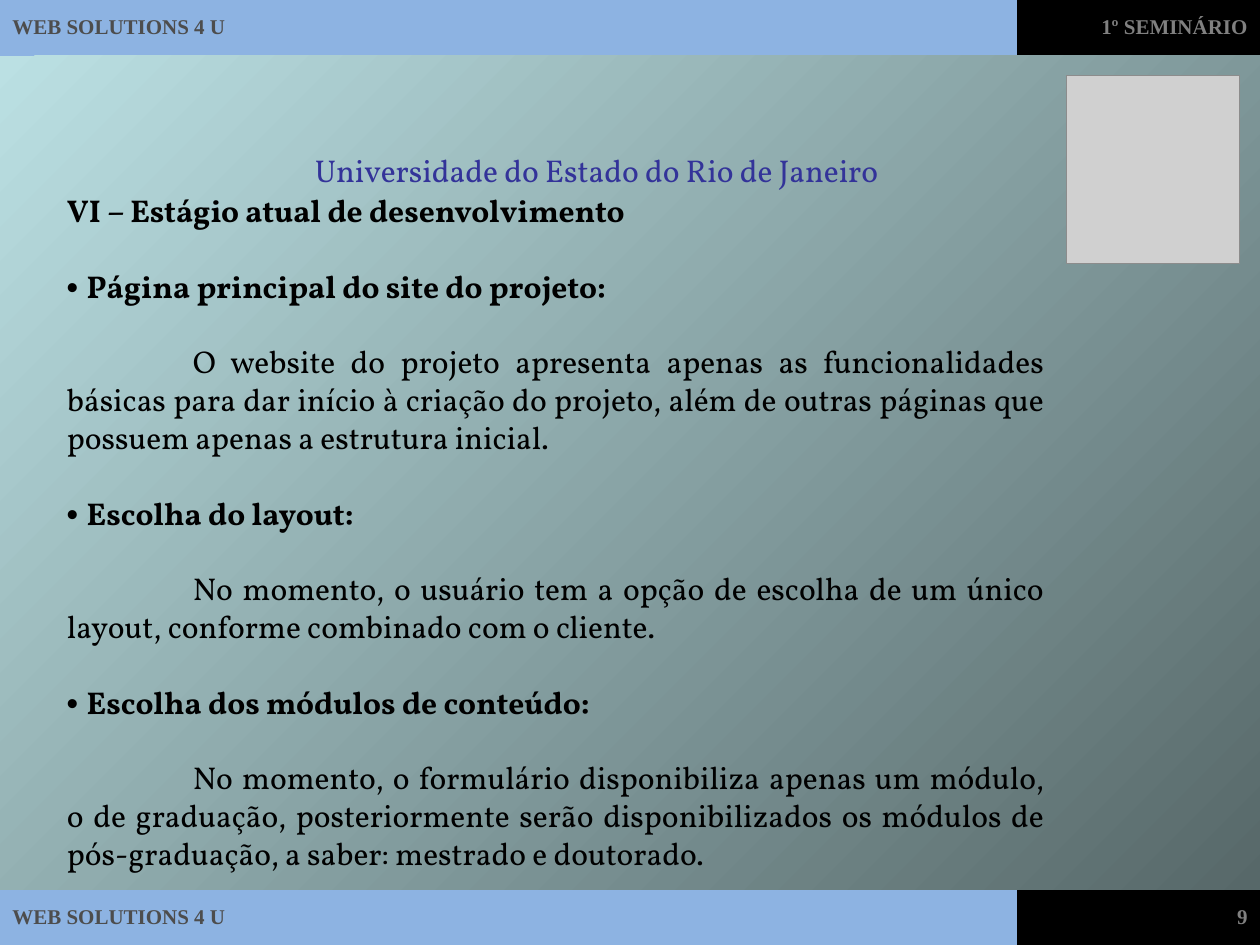
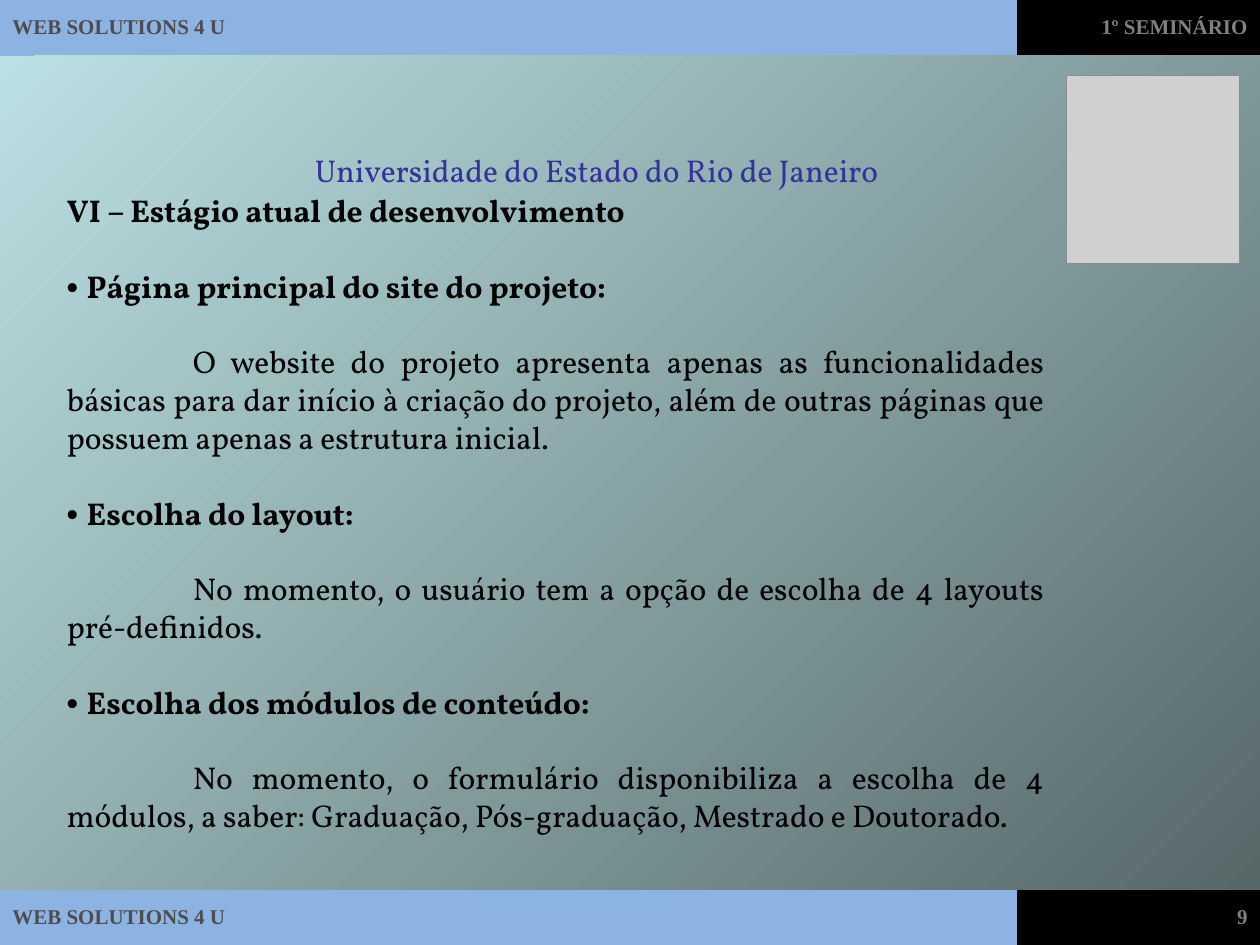
Before and after one commit to ms-uerj/cloudcw, a slide deck: slide 9 of Trunk/Documentos/SlidesES.ppt. Drawn at 1260x945 pixels with LibreOffice and Linux fonts; fonts in the diff are those of the drawing; grey boxes stand for pictures. Boxes give left, top, right and bottom in pixels: in the first picture for what was removed or moved away, otherwise in the second. Text is boxed around its words. In the diff, an @@ line names an element or a change of style, - is before the commit and + after.

```diff
--- a/Trunk/Documentos/SlidesES.ppt
+++ b/Trunk/Documentos/SlidesES.ppt
@@ text at bbox=[67, 577, 1044, 646]: text changed @@
-No momento, o usuário tem a opção de escolha de um único layout, conforme combinado com o cliente.
+No momento, o usuário tem a opção de escolha de 4 layouts pré-definidos.
@@ text at bbox=[67, 766, 1044, 835]: text changed @@
-No momento, o formulário disponibiliza apenas um módulo, o de graduação, posteriormente serão disponibilizados os módulos de pós-graduação, a saber: mestrado e doutorado.
+No momento, o formulário disponibiliza a escolha de 4 módulos, a saber: Graduação, Pós-graduação, Mestrado e Doutorado.
```
Also in this commit, not shown: 1 other slide changed.
